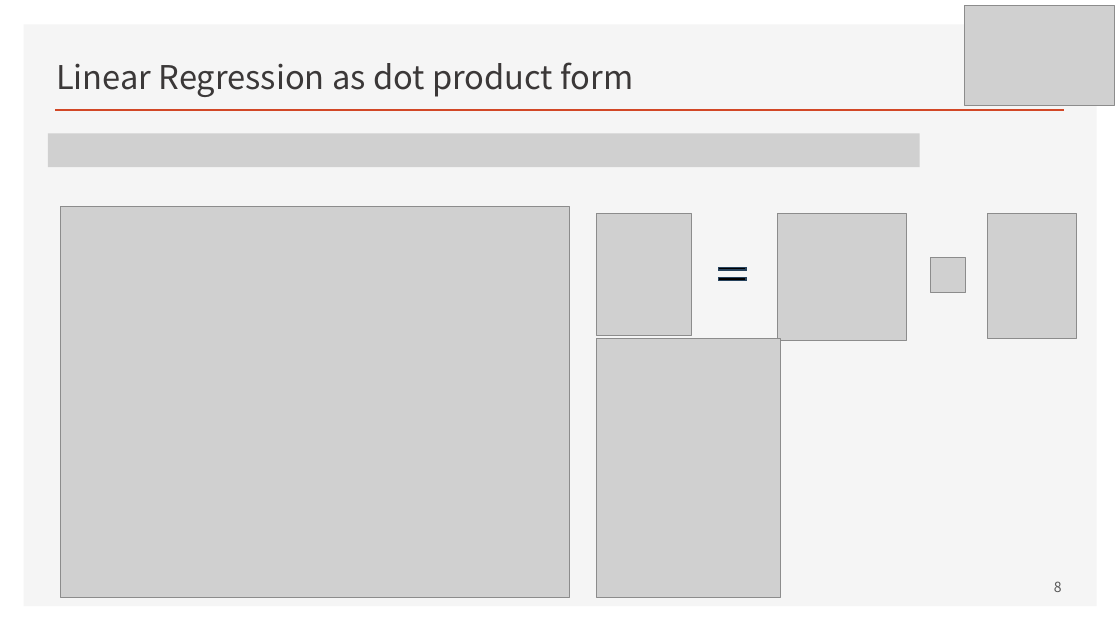
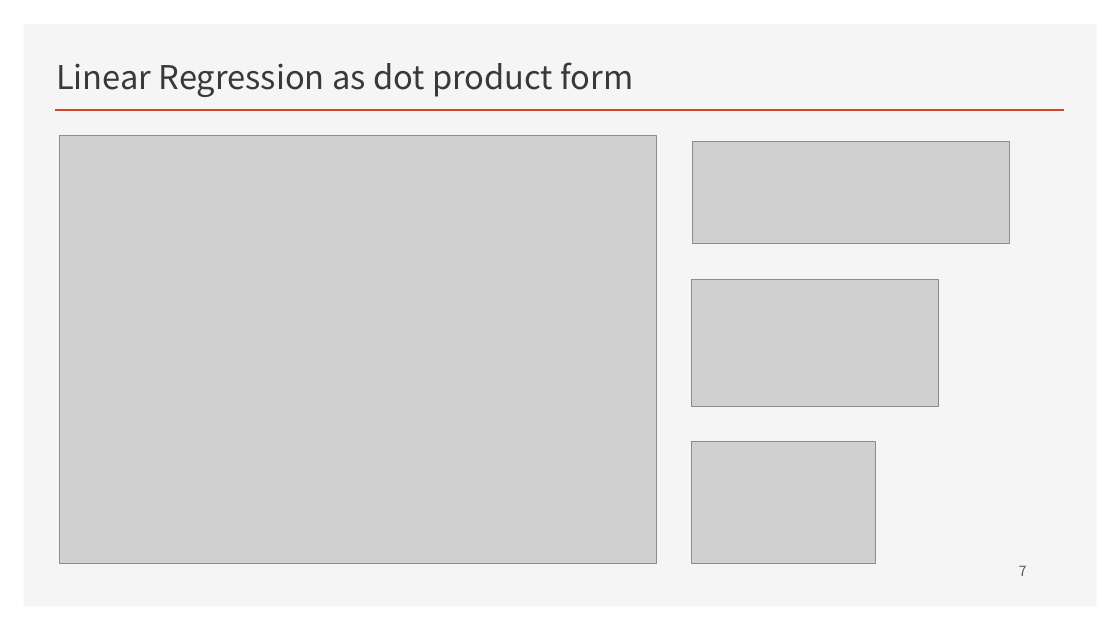
Before and after one commit to ancestor9/mathematics-for-machine-learning, a slide deck: slide 7 of Linear_Algebra/w4_Perceptron_Regression.pptx (slide 8 before the commit). Drawn at 1120x630 pixels with LibreOffice and Linux fonts; fonts in the diff are those of the drawing; grey boxes stand for pictures; background and template pictures are left out. Boxes give left, top, right and bottom in pixels: in the first picture for what was removed or moved away, otherwise in the second. Text is boxed around its words. In the diff, an @@ line names an element or a change of style, - is before the commit and + after.

```diff
--- a/Linear_Algebra/w4_Perceptron_Regression.pptx
+++ b/Linear_Algebra/w4_Perceptron_Regression.pptx
@@ picture removed at [965,5,1116,105] @@
@@ picture removed at [48,134,920,167] @@
@@ picture: place and size @@
-picture at [60,207,570,597]
+picture at [60,136,656,564]
@@ picture added at [692,141,1010,244] @@
@@ group removed at [597,213,1076,341]: 4 pictures, 1 math equal @@
@@ picture added at [691,280,939,406] @@
@@ picture removed at [597,339,781,597] @@
@@ picture added at [691,441,875,563] @@
@@ page number added at [1019,566,1027,576], 12 pt, text #595959 @@
+7
@@ page number removed at [1054,581,1062,592] @@
-8
```
Also in this commit, not shown: 7 other slides changed, 6 slides removed.
